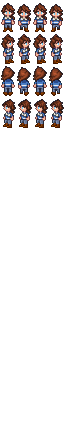
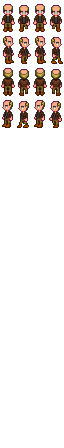
Two versions of the same layered image (64×448). Layer-by-layer changes:
hid "shelbysprites.png", painted on it over bbox(1, 3, 64, 128)
showed "ZechSprite.png", painted on it over bbox(1, 3, 64, 128)
